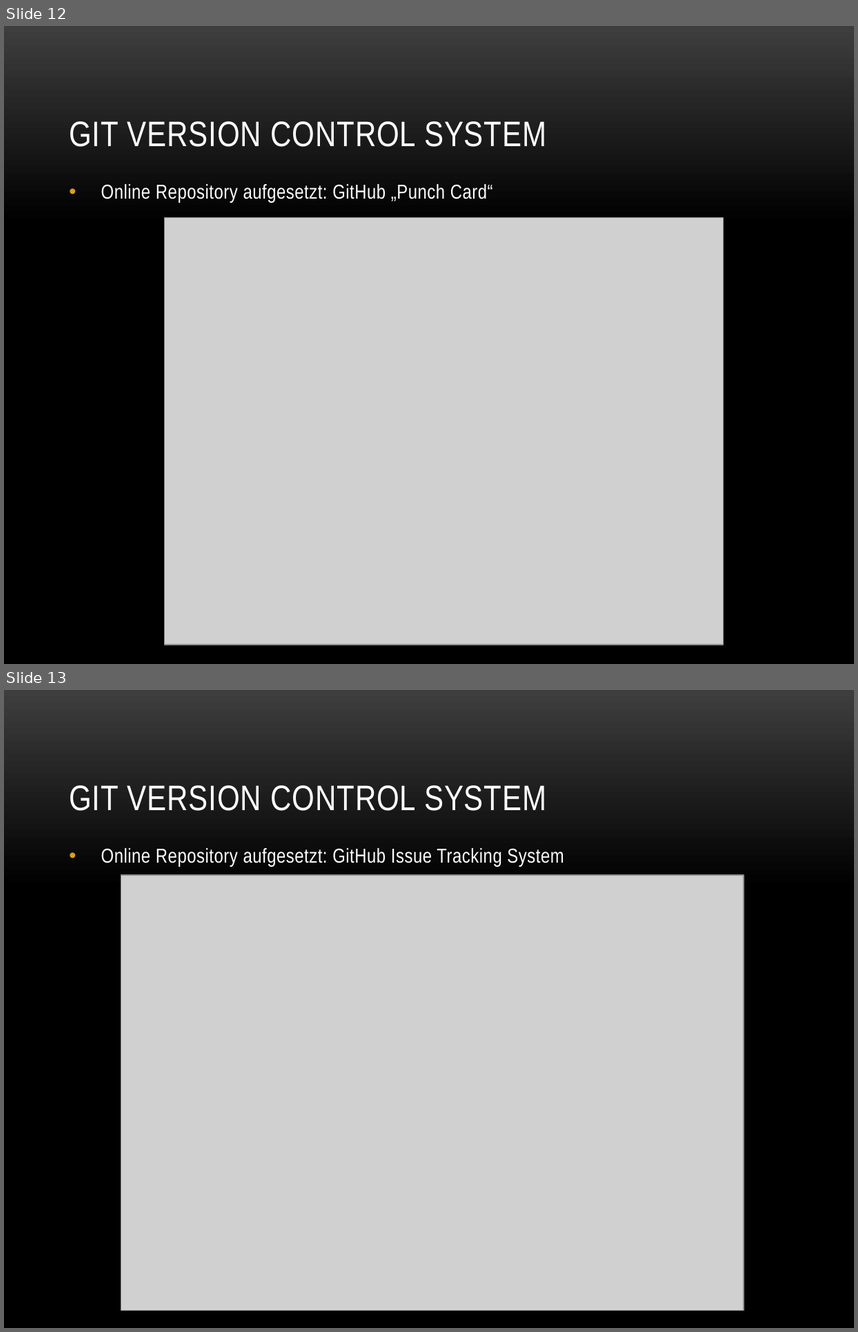
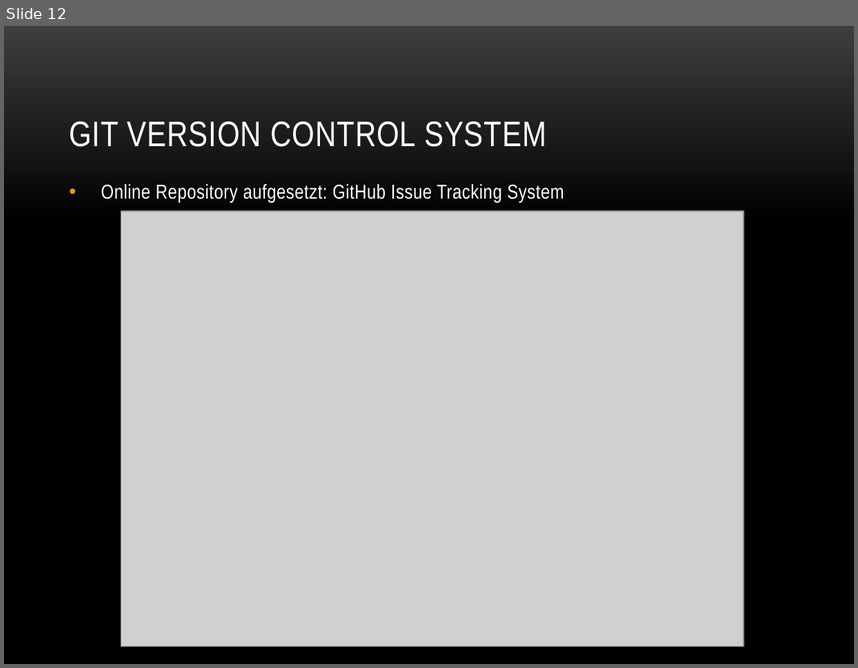
Before and after one commit to baertschi/Puzzle, a slide deck: Doku/Puzzle.pptx. Shown one above the other, each under a label of ours: slides 12 and 13 before the commit, slide 12 after it. The pictures are 858x1332 and 858x668 pixels, drawn with LibreOffice and Linux fonts; fonts in the diff are those of the drawing; grey boxes stand for pictures; background and template pictures are left out. Boxes give left, top, right and bottom in pixels: in the first picture for what was removed or moved away, otherwise in the second. Text is boxed around its words. In the diff, an @@ line names an element or a change of style, - is before the commit and + after.

```diff
--- a/Doku/Puzzle.pptx
+++ b/Doku/Puzzle.pptx
@@ slide 12 removed at [4,26,854,664], background picture (left out) @@
@@ title removed at [69,121,546,147] @@
-GIT VERSION CONTROL SYSTEM
@@ text removed at [101,184,493,203] @@
-• Online Repository aufgesetzt: GitHub „Punch Card“
@@ picture removed at [165,217,724,644] @@
@@ what was slide 13 is now slide 12 @@
```
Also in this commit, not shown: 7 slides changed, 1 other file.
